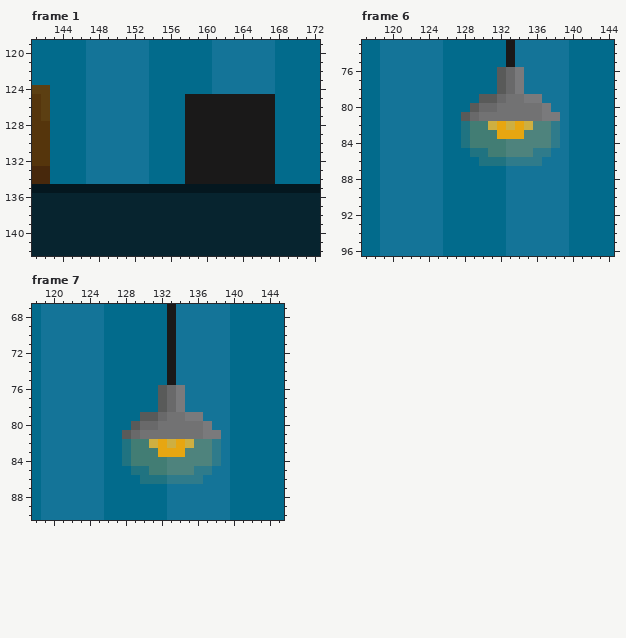
Two states of a pixel-art file, src/sprites/level0/level0.ase. Above is the file before it was changed.
320x180 pixels, 8 frames. Colours within 5 levels of each other are drawn and written as one. Shown: frame 1: x 141..172, y 119..142; frame 6: x 117..144, y 73..96; frame 7: x 118..145, y 67..90. The commit also changed other frames or places, which this record leaves out.
After the commit:
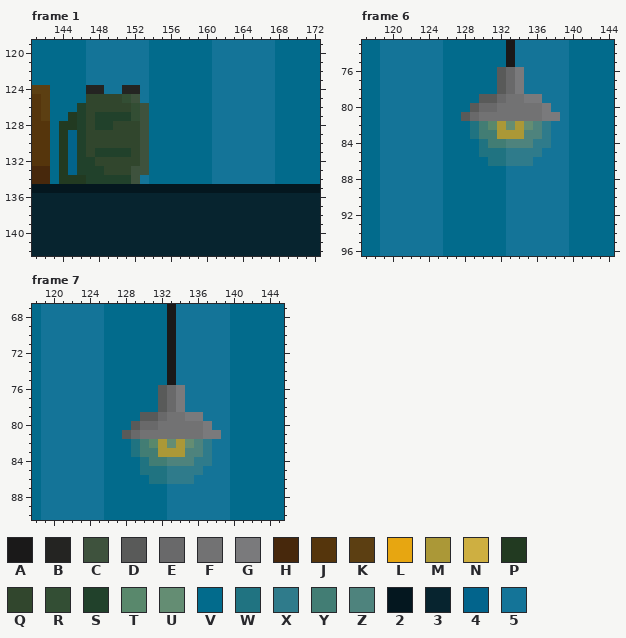
Palette (. is transparent): A #1a1919  B #242422  C #3e523d  D #595a59  E #69696a  F #727273  G #7a7a7c  H #47280c  J #55350c  K #5c3f12  L #e7a611  M #ab9837  N #ceaf41  P #223a21  Q #31462d  R #334e34  S #21412b  T #59886c  U #648d73  V #026b8c  W #207381  X #2f7b8b  Y #427d74  Z #4e837d  2 #04171f  3 #07242f  4 #02648c  5 #147498
What changed:
Changed rows in their new state; - is an unchanged pixel.
Frame 1, layer "Frame 1 Background":
first column x 144:
124 ---BB--BB---------------
125 ---QQQQRC-----VVV5555555
126 --SQQQQQRC----VVV5555555
127 -PSQSSSSRC----VVV5555555
128 PPSQSSQQQC----VVV5555555
129 P4SQQQQQQC----VVV5555555
130 P4SQQQQQQC----VVV5555555
131 P4SQSSSSQC----VVV5555555
132 P4SSQQQQQC----VVV5555555
133 P4SSSQQQCC----VVV5555555
134 PPPSSSSSC-----VVV5555555
Frame 6, layer "Light source":
first column x 128:
82 VW-TMUMU-X5
83 VW--MMM--X5
84 VVW-----XX5
85 -V-WWXXX-5-
86 --V-----5--
Frame 7, layer "Light source": the same change as frame 6
